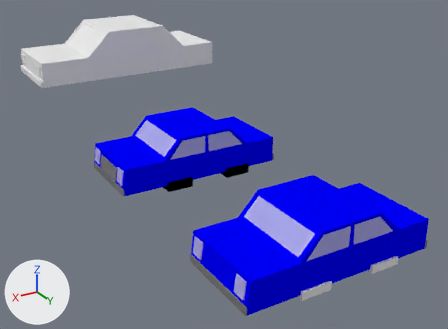
Two versions of the Blender file Assets/Models/carFordFalcon.blend, one commit apart.
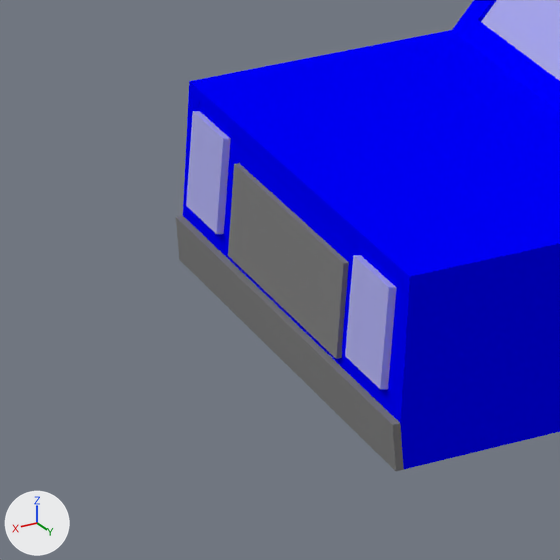
Old and new are each drawn whole from a camera (50 mm lens) standing at (20.8, 40.7, 18.5) and looking at (-1.2, 4.0, 0.2) and again close up on the part from 15% to 33% of the width and 40% to 63% of the height. Arrows for +X, +Y and +Z are at lower left; the lights stay in place.
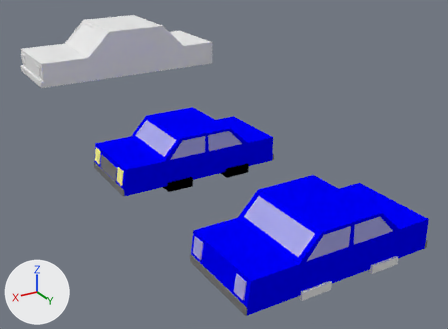
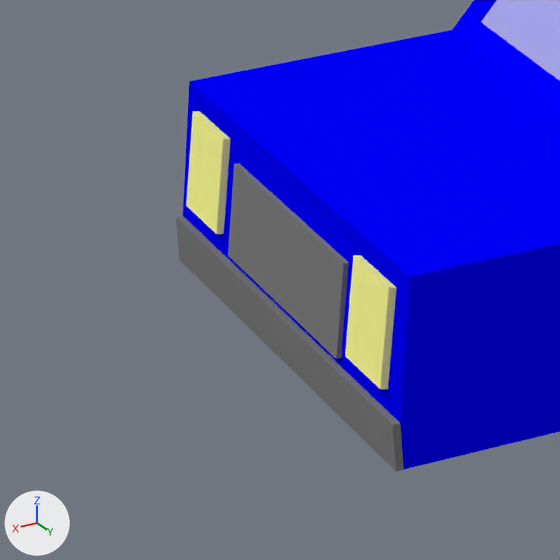
What differs and where, as boxes [x1, y1, x2, y2] in the close-ups (560 x 560 px):
part 1 of me_cube_009, recoloured (blue to yellow): [186, 112, 230, 234] in both
part 2 of me_cube_009, recoloured (blue to yellow): [345, 256, 397, 389] in both
part 3 of me_cube_009, recoloured: [193, 111, 230, 139] in both
part 4 of me_cube_009, recoloured: [354, 255, 396, 287] in both

The change, as a diff of the scene's bpy script:
```diff
--- a/Assets/Models/carFordFalcon.blend.py
+++ b/Assets/Models/carFordFalcon.blend.py
@@ mat_carlight @@
+mat_carlight = diffuse_material('CarLight')
+mat_carlight.base_color = (1.0, 1.0, 0.3)  # yellow #ffff95
@@ me_cube_009 @@
 me_cube_009.from_pydata(...)  # 262 vertices, 130 faces; spans x -1.02..1.01, y -1.05..1.05, z -1.45..2.5
 # used by ob_cube_005; location = (0.0, 0.0, 0.0); scale = (6.4, 3.0, 1.0)
+# me_cube_009 part 1: all 4 faces centred in x 0.99..1.0, y -0.89..-0.59, z -0.26..0.27 switch from mat_carwindows (blue #aaaae7) to mat_carlight (yellow #ffff95)
+# me_cube_009 part 2: all 3 faces centred in x 0.99..1.0, y 0.74..0.89, z -0.26..0.27 switch from mat_carwindows (blue #aaaae7) to mat_carlight (yellow #ffff95)
+# me_cube_009 part 3: the 1 face centred in x 0.98, y -0.74, z 0.78 switches from mat_carwindows (blue #aaaae7) to mat_carlight (yellow #ffff95)
+# me_cube_009 part 4: the 1 face centred in x 0.98, y 0.74, z 0.78 switches from mat_carwindows (blue #aaaae7) to mat_carlight (yellow #ffff95)
 me_cube_009.materials.append(mat_carblue)
```
